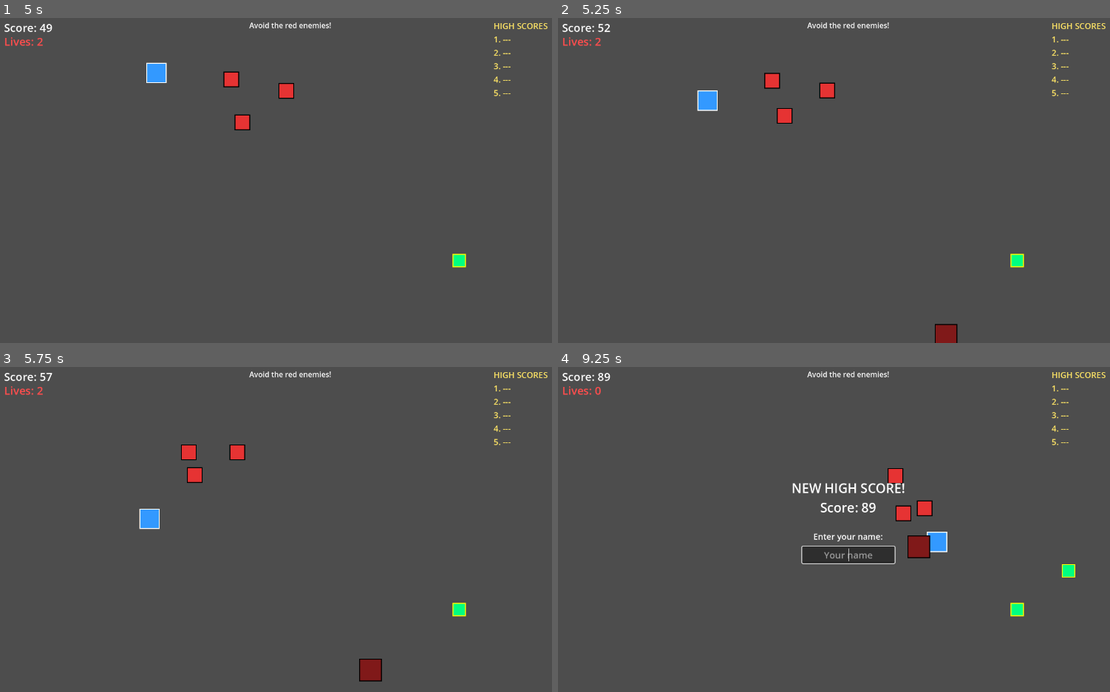
Above: before the commit, frames 1-4 (two rows, left to right).
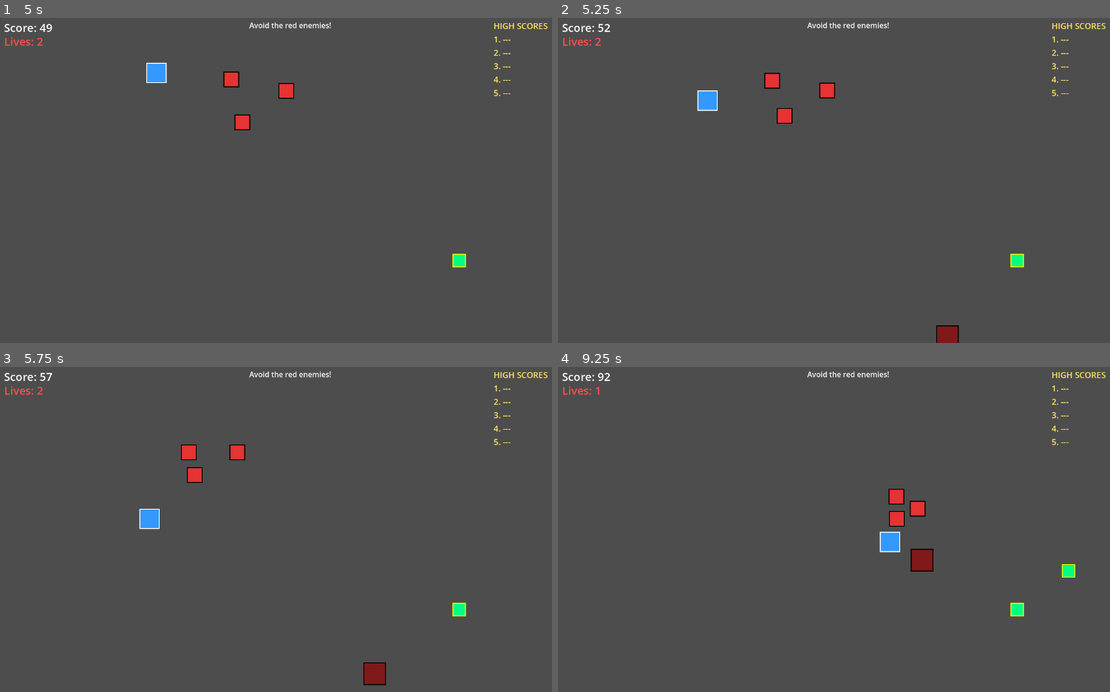
Above: after the commit, the same moments.

Repository: aryavolkan/evolve
Game: Godot game, scene res://main.tscn
The game is run twice, just before and just after one commit, with the same random seed, the same clock (stepped at 60 frames per second) and the same inputs.
Inputs:
- Up to frame 1 (5 s): tap Enter (ui_accept) at 0.5, 0.77, 1.52, 3.02, 3.77, 4.52 s; hold Right (ui_right) 0.53-1.28 s; hold Down (ui_down) 1.28-2.03 s; hold Right (ui_right) 2.03-2.78 s; hold Up (ui_up) 2.78-3.53 s; hold Left (ui_left) from 3.53 s (still down)
- Up to frame 2 (5.25 s): release Left (ui_left) at 5.03 s; hold Down (ui_down) from 5.03 s (still down)
- Up to frame 3 (5.75 s): keep holding Down (ui_down)
- Up to frame 4 (9.25 s): release Down (ui_down) at 5.78 s; hold Right (ui_right) 5.78-6.53 s; tap Enter (ui_accept) at 6.02, 6.77, 7.52, 9.02 s; hold Up (ui_up) 6.53-7.28 s; hold Right (ui_right) 7.28-8.03 s; hold Down (ui_down) 8.03-8.78 s; hold Left (ui_left) from 8.78 s (still down)

Frame 1 is identical in both runs. In frame 2, less than 0.1% of the frame differs, in the area x 68-73%, y 94-100%; in frame 3, 0.2%; in frame 4, 2.9%, in the area x 6-71%, y 1-63%.

Commit message:
Add distinct movement patterns for each enemy type
- Chaser: Direct pursuit, always homes on player
- Speedster: Dash behavior with fast bursts and brief pauses
- Tank: Slow turning, must rotate toward player gradually
- Zigzag: Erratic side-to-side movement while pursuing

Co-Authored-By: Claude Opus 4.5 <noreply@anthropic.com>

Diff:
--- a/enemy.gd
+++ b/enemy.gd
@@ -6,13 +6,25 @@
 @export var type: Type = Type.CHASER
 
 var player: CharacterBody2D
+
+# Zigzag state
 var zigzag_timer: float = 0.0
 var zigzag_direction: float = 1.0
 
+# Speedster state (dash behavior)
+var dash_timer: float = 0.0
+var is_dashing: bool = true
+const DASH_DURATION: float = 0.8
+const PAUSE_DURATION: float = 0.3
+
+# Tank state (slow turning)
+var current_direction: Vector2 = Vector2.ZERO
+const TANK_TURN_SPEED: float = 1.5  # Radians per second
+
 const TYPE_CONFIG = {
 	Type.CHASER: { "color": Color(0.9, 0.2, 0.2, 1), "size": 30.0, "speed_mult": 1.0 },
-	Type.SPEEDSTER: { "color": Color(1.0, 0.5, 0.0, 1), "size": 20.0, "speed_mult": 1.5 },
-	Type.TANK: { "color": Color(0.5, 0.1, 0.1, 1), "size": 45.0, "speed_mult": 0.6 },
+	Type.SPEEDSTER: { "color": Color(1.0, 0.5, 0.0, 1), "size": 20.0, "speed_mult": 1.8 },
+	Type.TANK: { "color": Color(0.5, 0.1, 0.1, 1), "size": 45.0, "speed_mult": 0.5 },
 	Type.ZIGZAG: { "color": Color(0.9, 0.2, 0.9, 1), "size": 25.0, "speed_mult": 1.1 }
 }
 
@@ -40,19 +52,52 @@
 	if not player:
 		return
 
-	var direction = (player.global_position - global_position).normalized()
+	var target_direction = (player.global_position - global_position).normalized()
+	var final_velocity: Vector2
 
 	# Apply movement pattern based on type
 	match type:
+		Type.CHASER:
+			# Direct pursuit - always moves toward player
+			final_velocity = target_direction * speed
+
+		Type.SPEEDSTER:
+			# Dash behavior - bursts of speed with pauses
+			dash_timer += delta
+			if is_dashing:
+				if dash_timer >= DASH_DURATION:
+					dash_timer = 0.0
+					is_dashing = false
+				final_velocity = target_direction * speed
+			else:
+				if dash_timer >= PAUSE_DURATION:
+					dash_timer = 0.0
+					is_dashing = true
+				final_velocity = target_direction * speed * 0.2  # Slow down during pause
+
+		Type.TANK:
+			# Slow turning - can't change direction quickly
+			if current_direction == Vector2.ZERO:
+				current_direction = target_direction
+			else:
+				var angle_diff = current_direction.angle_to(target_direction)
+				var max_turn = TANK_TURN_SPEED * delta
+				if abs(angle_diff) > max_turn:
+					angle_diff = sign(angle_diff) * max_turn
+				current_direction = current_direction.rotated(angle_diff).normalized()
+			final_velocity = current_direction * speed
+
 		Type.ZIGZAG:
+			# Erratic side-to-side movement
 			zigzag_timer += delta
 			if zigzag_timer >= 0.3:
 				zigzag_timer = 0.0
 				zigzag_direction *= -1.0
-			var perpendicular = Vector2(-direction.y, direction.x)
-			direction = (direction + perpendicular * zigzag_direction * 0.5).normalized()
+			var perpendicular = Vector2(-target_direction.y, target_direction.x)
+			var zigzag_dir = (target_direction + perpendicular * zigzag_direction * 0.7).normalized()
+			final_velocity = zigzag_dir * speed
 
-	velocity = direction * speed
+	velocity = final_velocity
 	move_and_slide()
 
 	# Check if we hit the player
Not shown, changed: CLAUDE.md
